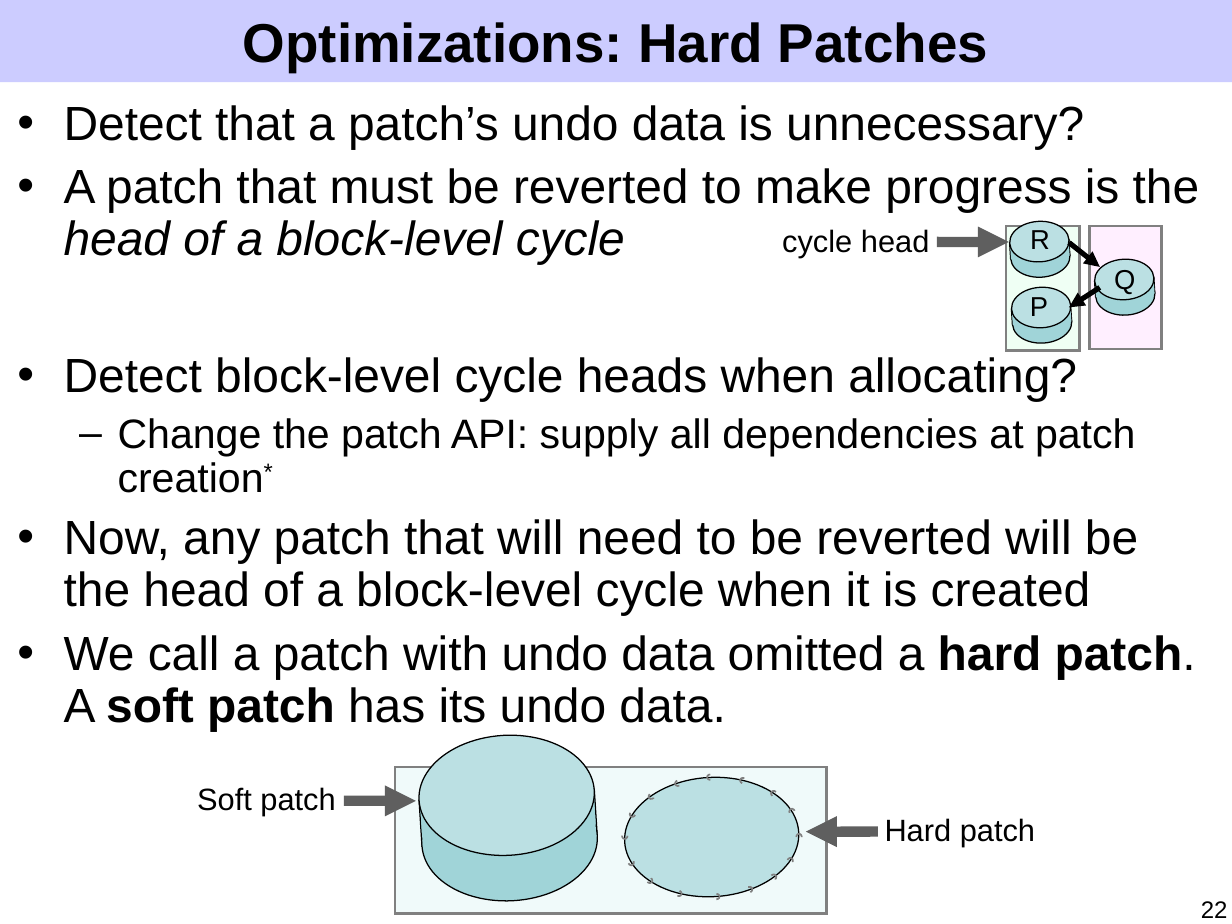
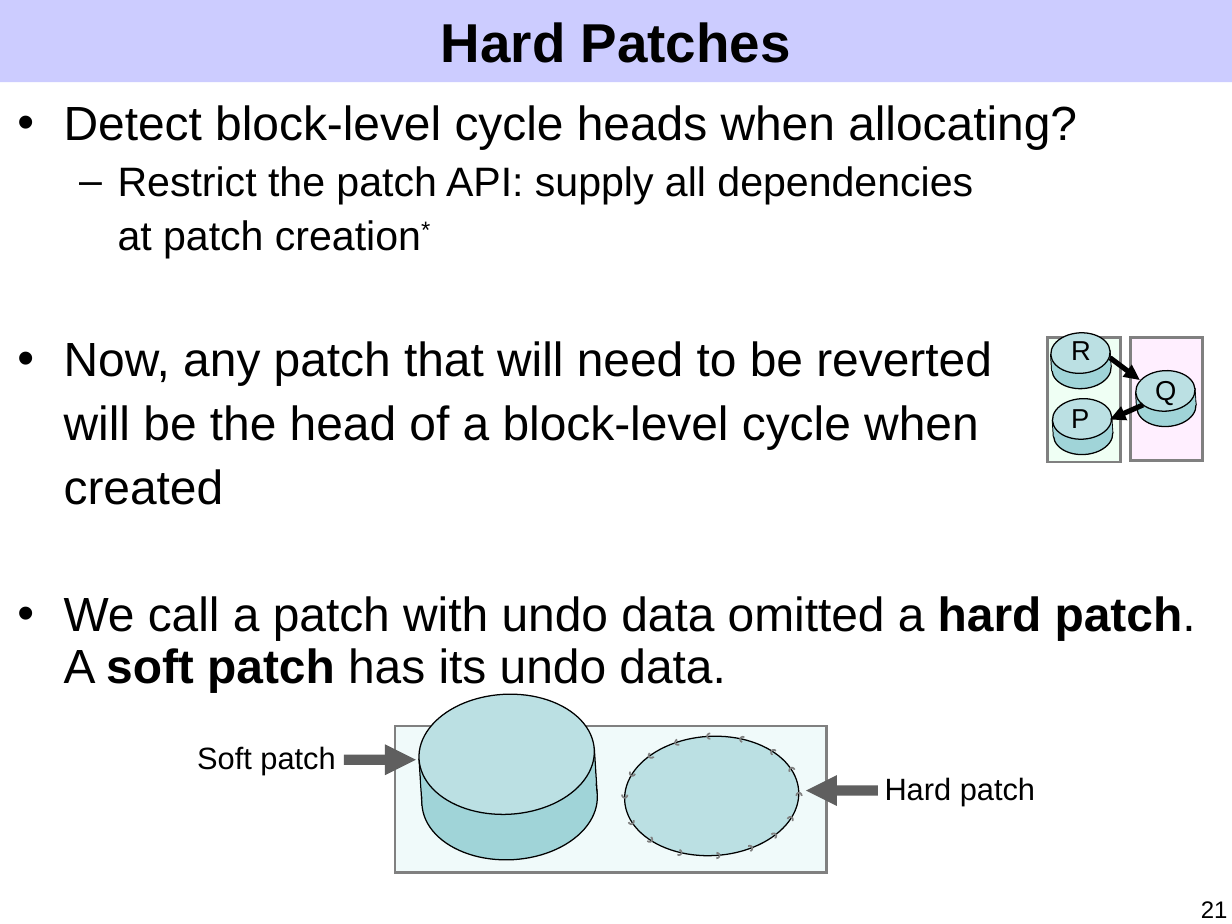
Before and after one commit to ucla-readable/fstitch-doc, a slide deck: slide 21 of sosp/pres.ppt (slide 22 before the commit). Drawn at 1232x924 pixels with LibreOffice and Linux fonts; fonts in the diff are those of the drawing. Boxes give left, top, right and bottom in pixels: in the first picture for what was removed or moved away, otherwise in the second. Text is boxed around its words. In the diff, an @@ line names an element or a change of style, - is before the commit and + after.

Commit message:
Improve motivation, patch model, and hard patches.

```diff
--- a/sosp/pres.ppt
+++ b/sosp/pres.ppt
@@ title at (441, 22, 791, 63): text changed @@
-Optimizations: Hard Patches
+Hard Patches
@@ text at (64, 105, 1200, 264): paragraphs removed @@
-• Detect that a patch’s undo data is unnecessary?
-• A patch that must be reverted to make progress is the head of a block-level cycle
@@ text at (64, 166, 992, 505): text changed @@
-  – Change the patch API: supply all dependencies at patch creation*
-• Now, any patch that will need to be reverted will be the head of a block-level cycle when it is created
+  – Restrict the patch API: supply all dependencies
+  at patch creation*
+• Now, any patch that will need to be reverted
+will be the head of a block-level cycle when
+created
@@ text removed at (782, 229, 929, 258) @@
-cycle head
@@ arrow removed from (936, 241) to (1009, 241) @@
@@ rectangle: place and size @@
-rectangle at (1007, 225, 1079, 350)
+rectangle at (1047, 338, 1120, 462)
@@ 2 rectangles, 2 ellipses: place and size @@
-2 rectangles, 2 ellipses at (1010, 285, 1073, 345)
+2 rectangles, 2 ellipses at (1050, 331, 1112, 391)
@@ arrow moved from (1100, 287) - (1069, 307) to (1110, 357) - (1140, 379) @@
@@ rectangle: place and size @@
-rectangle at (1090, 225, 1162, 349)
+rectangle at (1131, 338, 1202, 461)
@@ ellipse: place and size @@
-ellipse at (1009, 220, 1070, 264)
+ellipse at (1051, 398, 1112, 441)
@@ 2 rectangles, 1 ellipse: place and size @@
-2 rectangles, 1 ellipse at (1009, 235, 1070, 279)
+2 rectangles, 1 ellipse at (1052, 412, 1114, 456)
@@ arrow moved from (1069, 243) - (1100, 267) to (1143, 405) - (1110, 419) @@
@@ 3 texts, 2 rectangles, 2 ellipses: place and size @@
-3 texts, 2 rectangles, 2 ellipses at (1030, 230, 1155, 317)
+3 texts, 2 rectangles, 2 ellipses at (1071, 341, 1197, 428)
@@ 12 freeform shapes, 3 rectangles, 3 ellipses, 2 texts, 2 arrows: place and size @@
-12 freeform shapes, 3 rectangles, 3 ellipses, 2 texts, 2 arrows at (197, 731, 1035, 914)
+12 freeform shapes, 3 rectangles, 3 ellipses, 2 texts, 2 arrows at (197, 690, 1035, 872)
@@ freeform shape at (629, 769, 636, 776): rotation 248 to 112 degrees; outline redrawn @@
@@ freeform shape at (788, 766, 795, 774): rotation 292 to 68 degrees; outline redrawn @@
@@ freeform shape at (628, 817, 635, 824): rotation 112 to 248 degrees; outline redrawn @@
@@ freeform shape at (787, 816, 794, 823): rotation 68 to 292 degrees; outline redrawn @@
@@ page number at (1201, 901, 1228, 918): text changed @@
-22
+21
```
Also in this commit, not shown: 12 other slides changed, 4 slides added, 3 slides removed.
